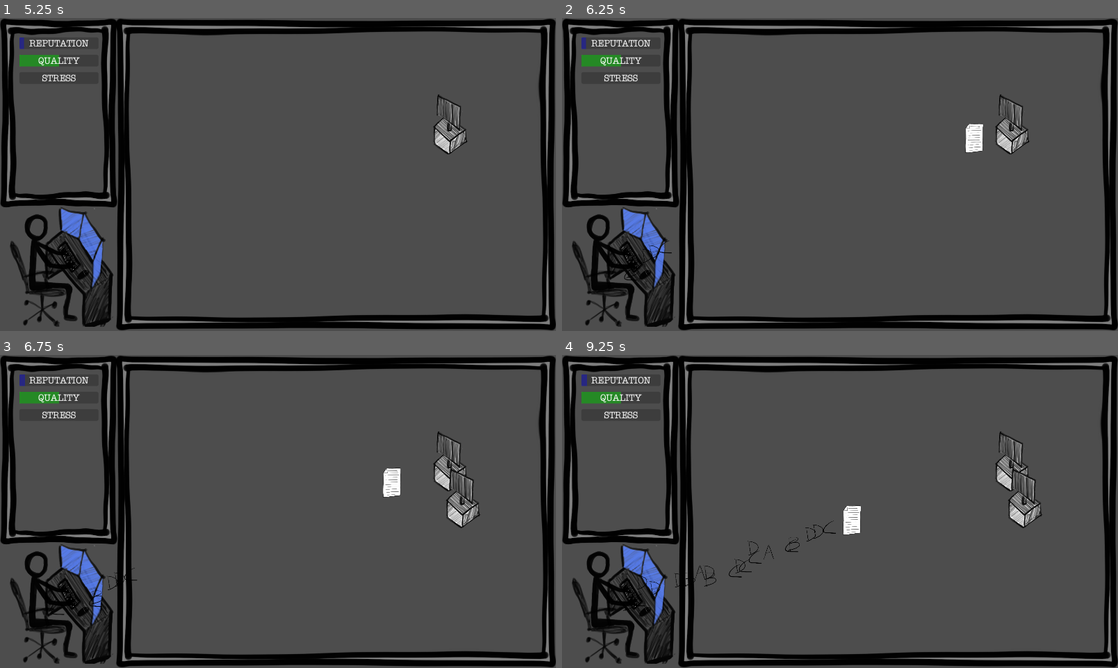
Above: before the commit, frames 1-4 (two rows, left to right).
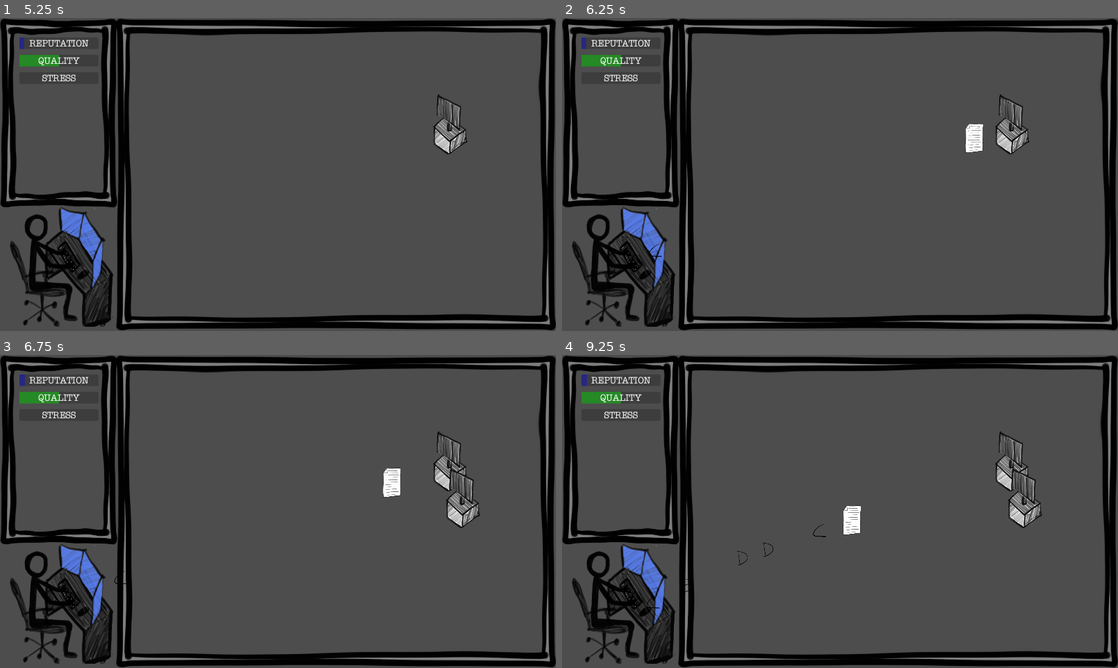
Above: after the commit, the same moments.

Repository: ildede/game-off-2025
Game: Godot game, scene res://main.tscn
Same seed, same stepped clock (60 frames per second), same inputs: the game is played once before the commit and once after it.
Inputs (mouse positions are in pixels of both pictures, inside the frame that each line leads up to):
- Up to frame 1 (5.25 s): tap Enter at 0.5, 5 s; move the mouse to (400, 158) at 0.52 s; click "Accept" at 1.25 s; click (450, 124) at 2.02 s; click (450, 124) at 2.77 s; click (450, 124) at 3.52 s; tap Space at 4.25 s; move the mouse to (166, 190) at 4.27 s; move the mouse to (333, 105) at 5.02 s
- Up to frame 2 (6.25 s): move the mouse to (812, 237) at 5.77 s
- Up to frame 3 (6.75 s): click "Accept" at 6.5 s
- Up to frame 4 (9.25 s): move the mouse to (1006, 558) at 7.27 s; move the mouse to (673, 464) at 8.02 s; move the mouse to (867, 511) at 8.77 s

Frame 1 is identical in both runs. In frame 2, less than 0.1% of the frame differs, in the area x 11-20%, y 71-84%; in frame 3, less than 0.1%; in frame 4, 0.3%, in the area x 11-50%, y 52-82%.

Commit message:
wip: simple code for managing dragging around clients

Diff:
--- a/client/client.tscn
+++ b/client/client.tscn
@@ -1,7 +1,8 @@
-[gd_scene load_steps=4 format=3 uid="uid://dcumfskefaxom"]
+[gd_scene load_steps=5 format=3 uid="uid://dcumfskefaxom"]
 
 [ext_resource type="Texture2D" uid="uid://ddfg25t1i5gqu" path="res://client/client.png" id="1_6t3qf"]
 [ext_resource type="Script" uid="uid://ce7obqaor6lhc" path="res://client/client.gd" id="1_gdxsl"]
+[ext_resource type="Script" uid="uid://bo4a6tlw5odlf" path="res://client/sprite.gd" id="3_7kp2r"]
 [ext_resource type="Script" uid="uid://bgf4komxmw4cx" path="res://client/timer.gd" id="4_7kp2r"]
 
 [node name="Client" type="Node2D"]
@@ -10,6 +11,14 @@
 [node name="Sprite" type="Sprite2D" parent="."]
 scale = Vector2(0.1, 0.1)
 texture = ExtResource("1_6t3qf")
+script = ExtResource("3_7kp2r")
+
+[node name="Button" type="Button" parent="Sprite"]
+self_modulate = Color(1, 1, 1, 0)
+offset_left = -489.99994
+offset_top = -860.0
+offset_right = 499.99994
+offset_bottom = 860.0
 
 [node name="Timer" type="Timer" parent="."]
 autostart = true
--- /dev/null
+++ b/client/sprite.gd
@@ -0,0 +1,15 @@
+extends Sprite2D
+
+#var dragging = false
+#var of = Vector2(0,0)
+#
+#func _process(delta: float) -> void:
+	#if dragging:
+		#position = get_global_mouse_position() - of
+#
+#func _on_button_button_down() -> void:
+	#dragging = true
+	#of = get_global_mouse_position()
+#
+#func _on_button_button_up() -> void:
+	#dragging = false
--- a/translator/translator.tscn
+++ b/translator/translator.tscn
@@ -22,7 +22,7 @@
 shape = SubResource("CircleShape2D_ljyet")
 
 [node name="WPM" type="Timer" parent="."]
-wait_time = 0.2
+wait_time = 0.8
 autostart = true
 
 [connection signal="body_entered" from="Translator/StaticBody2D" to="." method="_on_static_body_2d_body_entered"]
Not shown, added: client/sprite.gd.uid
